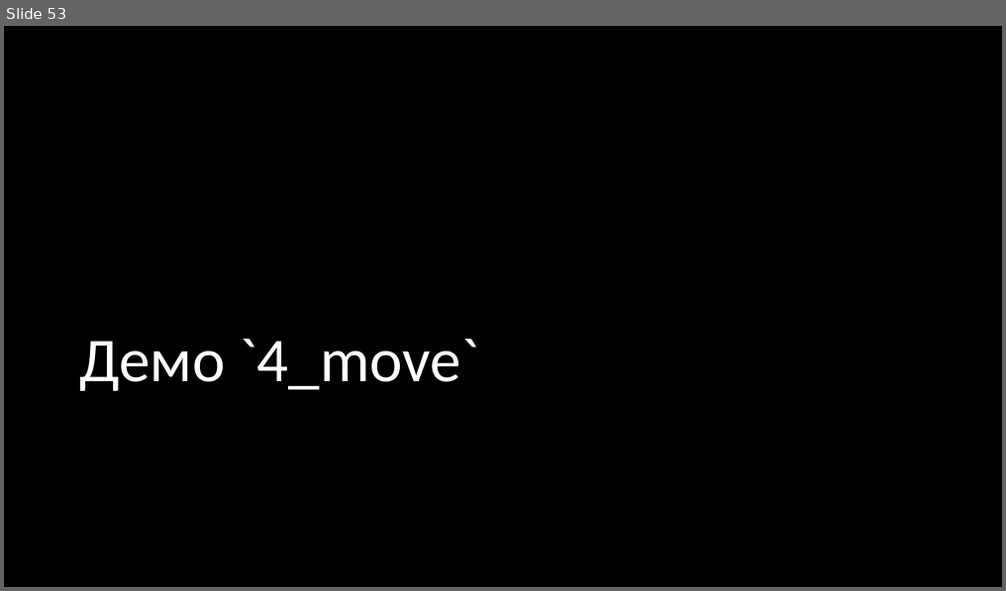
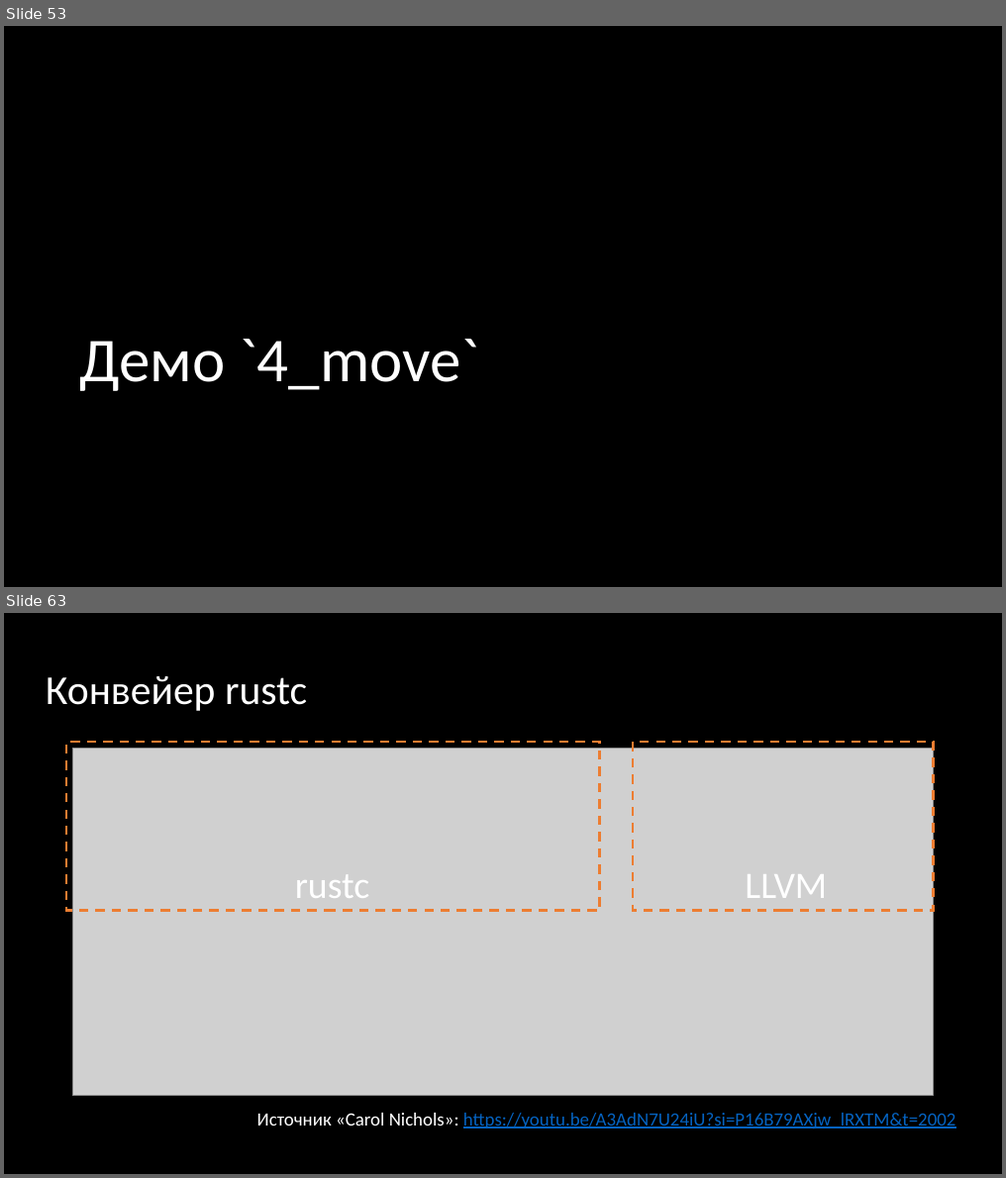
Before and after one commit to Gordon01/learn-rust, a slide deck: keynotes/Rust 2024.pptx. Shown one above the other, each under a label of ours: slide 53 before the commit, slides 53 and 63 after it; the slides between them are not shown. The pictures are 1006x591 and 1006x1178 pixels, drawn with LibreOffice and Linux fonts; fonts in the diff are those of the drawing; grey boxes stand for pictures. Boxes give left, top, right and bottom in pixels: in the first picture for what was removed or moved away, otherwise in the second. Text is boxed around its words. In the diff, an @@ line names an element or a change of style, - is before the commit and + after.

```diff
--- a/keynotes/Rust 2024.pptx
+++ b/keynotes/Rust 2024.pptx
@@ slide 63 added at (x1=4, y1=613, x2=1002, y2=1174), background #000000 @@
@@ title added at (x1=46, y1=676, x2=307, y2=711), 39.6 pt, text #FFFFFF @@
+Конвейер rustc
@@ rectangle added at (x1=66, y1=742, x2=599, y2=911), outline #ED7D31 2.25 pt dashed @@
@@ picture added at (x1=73, y1=748, x2=934, y2=1096) @@
@@ rectangle added at (x1=633, y1=742, x2=933, y2=911), outline #ED7D31 2.25 pt dashed @@
@@ text added at (x1=295, y1=874, x2=370, y2=898), 36 pt, text #FFFFFF @@
+rustc
@@ text added at (x1=745, y1=874, x2=827, y2=898), 36 pt, text #FFFFFF @@
+LLVM
@@ text added at (x1=257, y1=1113, x2=955, y2=1129), 18 pt, text #0563C1, underline @@
+Источник «Carol Nichols»: https://youtu.be/A3AdN7U24iU?si=P16B79AXjw_lRXTM&t=2002
```
Also in this commit, not shown: 6 slides changed, 8 other slides added, 1 slide removed.
